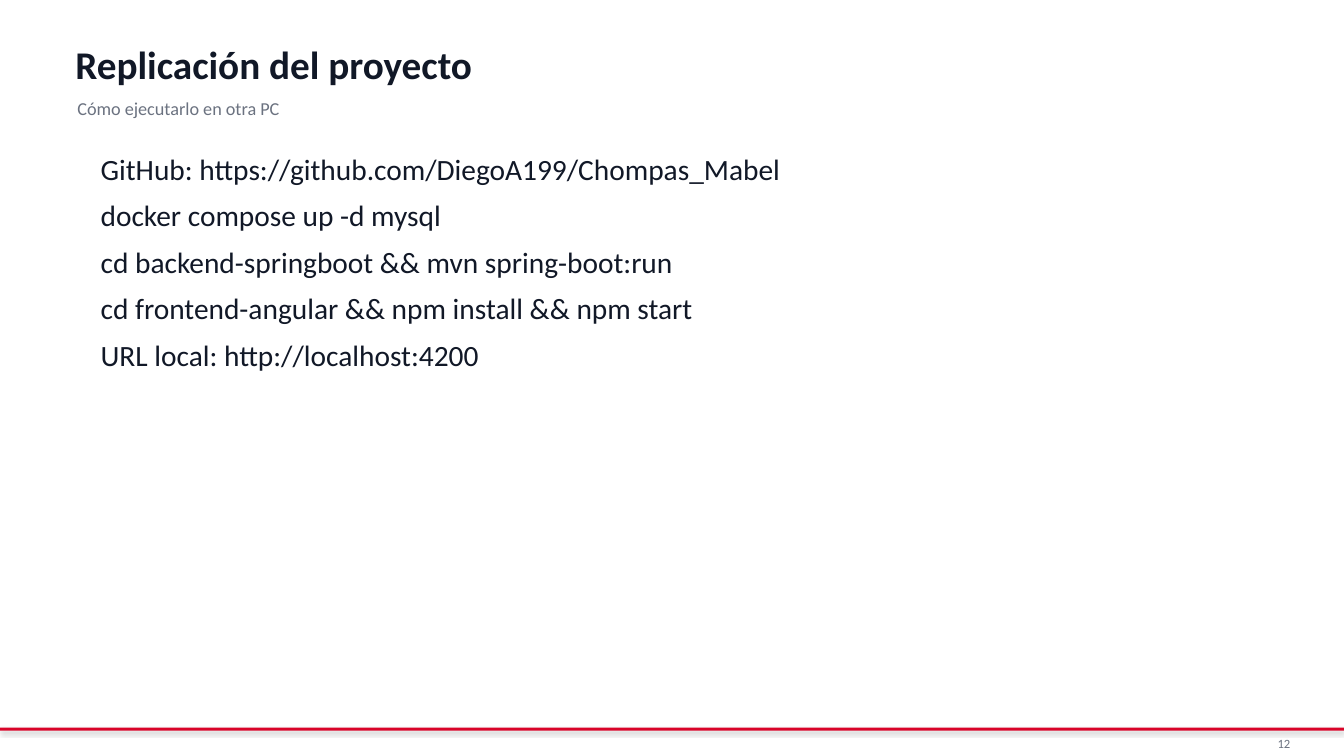
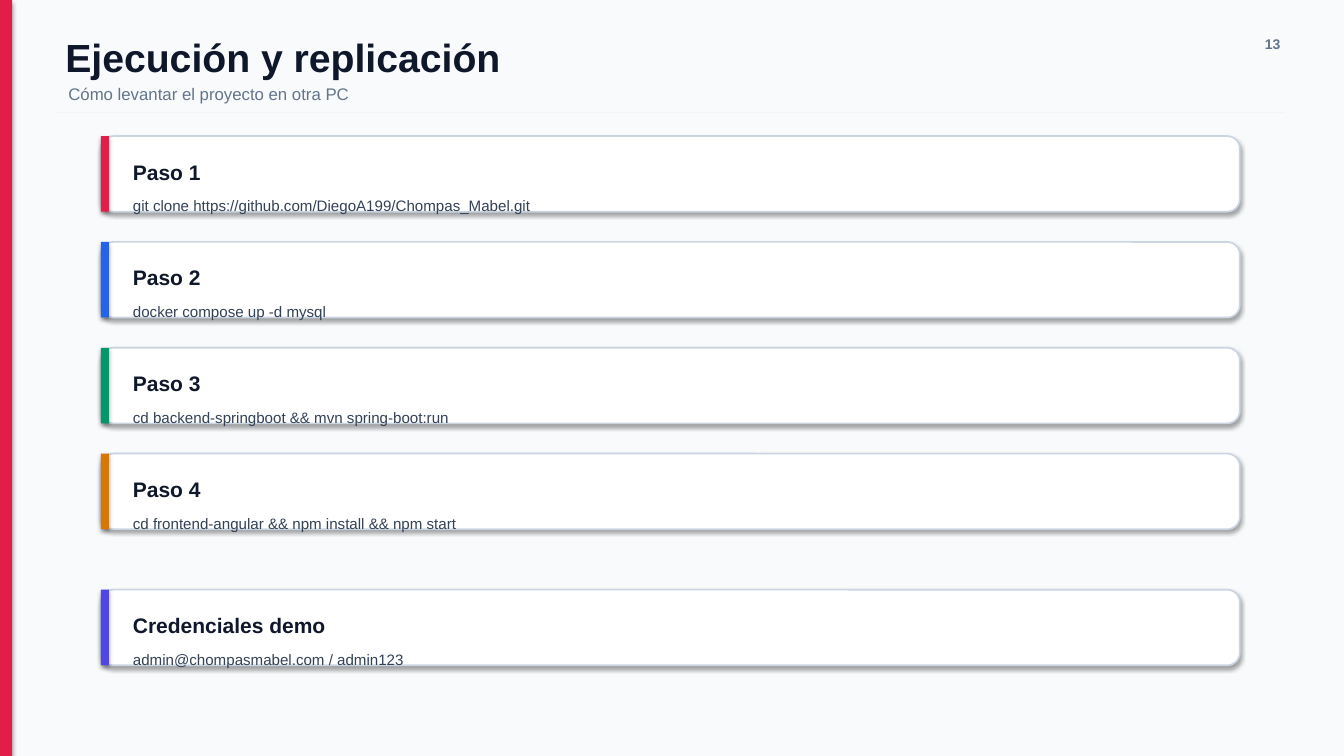
Before and after one commit to DiegoA199/Chompas_Mabel, a slide deck: slide 13 of docs/entregables/Presentacion_Chompas_Mabel.pptx (slide 12 before the commit). Drawn at 1344x756 pixels with LibreOffice and Linux fonts; fonts in the diff are those of the drawing. Boxes give left, top, right and bottom in pixels: in the first picture for what was removed or moved away, otherwise in the second. Text is boxed around its words. In the diff, an @@ line names an element or a change of style, - is before the commit and + after.

```diff
--- a/docs/entregables/Presentacion_Chompas_Mabel.pptx
+++ b/docs/entregables/Presentacion_Chompas_Mabel.pptx
@@ rectangle at (0,0,1344,756): fill #FFFFFF to #F8FAFC @@
@@ rectangle added at (0,0,12,756), fill #E11D48 @@
@@ text at (65,43,501,80): text changed; font Calibri to Arial; text colour #111827 to #0F172A @@
-Replicación del proyecto
+Ejecución y replicación
@@ text added at (1265,39,1281,49), 10 pt, text #64748B, bold @@
+13
@@ text at (68,87,349,104): text changed; size 13 to 12 pt; font Calibri to Arial; text colour #6B7280 to #64748B @@
-Cómo ejecutarlo en otra PC
+Cómo levantar el proyecto en otra PC
@@ rectangle added at (55,113,1286,113), fill #CBD5E1 @@
@@ rounded rectangle added at (101,136,1240,212), fill #FFFFFF, outline #CBD5E1 1.2 pt @@
@@ rectangle added at (101,136,109,212), fill #E11D48 @@
@@ text at (101,159,780,231): paragraphs removed @@
-GitHub: https://github.com/DiegoA199/Chompas_Mabel
-docker compose up -d mysql
@@ text added at (133,165,201,181), 15 pt, text #0F172A, bold @@
+Paso 1
@@ text added at (133,199,530,215), 10.8 pt, text #334155 @@
+git clone https://github.com/DiegoA199/Chompas_Mabel.git
@@ rounded rectangle added at (101,242,1240,318), fill #FFFFFF, outline #CBD5E1 1.2 pt @@
@@ rectangle added at (101,242,109,318), fill #2563EB @@
@@ text at (101,298,692,371): paragraphs removed @@
-cd frontend-angular && npm install && npm start
-URL local: http://localhost:4200
@@ text added at (133,270,201,286), 15 pt, text #0F172A, bold @@
+Paso 2
@@ text added at (133,305,326,321), 10.8 pt, text #334155 @@
+docker compose up -d mysql
@@ rounded rectangle added at (101,348,1240,423), fill #FFFFFF, outline #CBD5E1 1.2 pt @@
@@ rectangle added at (101,348,109,423), fill #059669 @@
@@ text added at (133,376,201,392), 15 pt, text #0F172A, bold @@
+Paso 3
@@ text "cd backend-springboot && mvn spring-boot:run": place and size @@
-text "cd backend-springboot && mvn spring-boot:run" at (101,159,780,371)
+text "cd backend-springboot && mvn spring-boot:run" at (133,411,449,427)
@@ text "cd backend-springboot && mvn spring-boot:run" at (133,411,449,427): size 21 to 10.8 pt, font Calibri to Arial, text colour #111827 to #334155; less space between paragraphs @@
@@ rounded rectangle added at (101,454,1240,529), fill #FFFFFF, outline #CBD5E1 1.2 pt @@
@@ rectangle added at (101,454,109,529), fill #D97706 @@
@@ text added at (133,482,201,498), 15 pt, text #0F172A, bold @@
+Paso 4
@@ text added at (133,518,456,532), 10.8 pt, text #334155 @@
+cd frontend-angular && npm install && npm start
@@ rounded rectangle added at (101,590,1240,665), fill #FFFFFF, outline #CBD5E1 1.2 pt @@
@@ rectangle added at (101,590,109,665), fill #4F46E5 @@
@@ text added at (133,617,325,634), 15 pt, text #0F172A, bold @@
+Credenciales demo
@@ text added at (133,654,403,668), 10.8 pt, text #334155 @@
+admin@chompasmabel.com / admin123
@@ rectangle removed at (0,728,1344,731) @@
@@ text removed at (1278,740,1291,748) @@
-12
```
Also in this commit, not shown: 1 other slide changed, 14 slides added, 16 slides removed, 2 other files.
